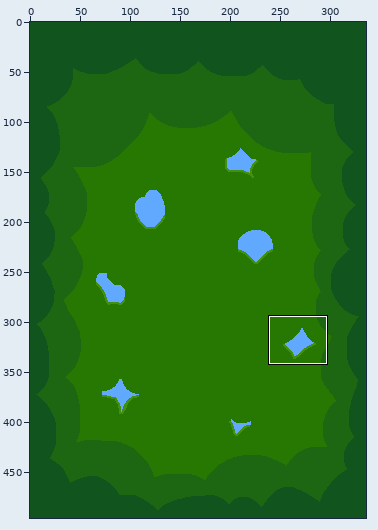
Two states of a sprite sheet, assets/backgrounds/bg3_2_final.png. Above, an overview of the earlier version with the close-up marked.
Close-up. Before the commit:
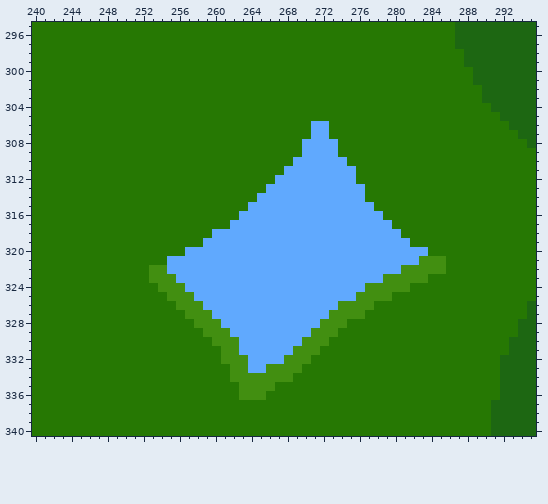
The file is 336x496 pixels. Colours within 5 levels of each other are drawn and written as one. Shown: x 240..295, y 295..340. The commit also changed other parts of the picture, which this record leaves out.
After the commit:
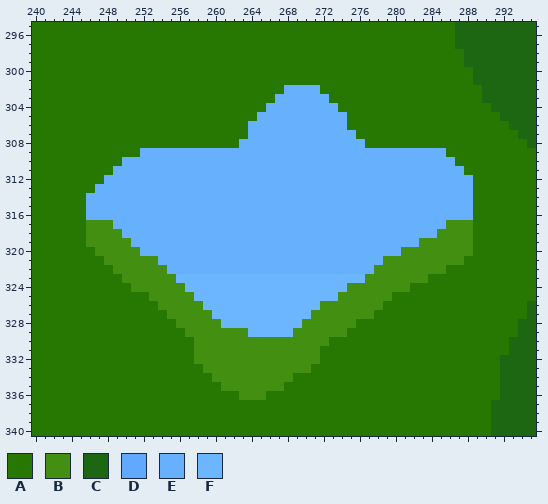
Palette (. is transparent): A #267803  B #428f11  C #1d6712  D #60a9fe  E #66b0fe  F #6bb6fe
Difference:
The edit turns colour A into colour B in row 317 at x 246 to 248 and 286 to 288; in row 318 at x 246 to 249 and 285 to 288; in row 319 at x 246 to 250 and 283 to 288; in row 320 at x 247 to 251 and 284 to 288; in row 321 at x 248 to 253 and 286 to 287; in row 322 at x 249 to 252.
The edit turns colour A into colour B in row 323 at x 250 to 252; in row 324 at x 251 to 253; in row 325 at x 253 to 254; in row 326 at x 254 to 255 and 278; in row 327 at x 255 to 256 and 277; in row 328 at x 256 to 257 and 275.
The edit turns colour A into colour B in row 329 at x 257 to 258 and 274; in row 330 at x 258 to 259; in row 331 at x 258 to 260; in row 332 at x 258 to 260 and 271; in row 333 at x 259 to 261 and 270; in row 334 at x 260 to 261.
The edit turns colour A into colour B in row 335 at x 261 to 262 and 267.
The edit turns colour D into colour B in row 320 at x 281 to 283; in row 321 at x 279 to 282; in row 322 at x 278 to 280; in row 323 at x 277 to 278; in row 324 at x 275 to 276; in row 325 at x 274 to 275.
The edit turns colour D into colour B in row 326 at x 272 to 273; in row 327 at x 271 to 272; in row 328 at x 270 to 271; in row 329 at x 262 to 263 and 269 to 270; in row 330 at x 263 to 269; in row 331 at x 263 to 268.
The edit turns colour D into colour B in row 332 at x 264 to 267; in row 333 at x 264 to 265.
The edit turns colour A into colour E in row 302 at x 268 to 271; in row 303 at x 267 to 272; in row 304 at x 266 to 273; in row 305 at x 265 to 274; in row 306 at x 264 to 270 and 273 to 274; in row 307 at x 264 to 270 and 273 to 275.
The edit turns colour A into colour E in row 308 at x 263 to 269 and 274 to 276; in row 309 at x 252 to 269 and 274 to 285; in row 310 at x 250 to 268 and 275 to 286; in row 311 at x 249 to 267 and 276 to 287; in row 312 at x 248 to 266 and 276 to 288; in row 313 at x 247 to 265 and 277 to 288.
The edit turns colour A into colour E in row 314 at x 246 to 264 and 277 to 288; in row 315 at x 246 to 263 and 278 to 288; in row 316 at x 246 to 262 and 279 to 288; in row 317 at x 249 to 261 and 280 to 285; in row 318 at x 250 to 259 and 281 to 284; in row 319 at x 251 to 258 and 282.
The edit turns colour A into colour E in row 320 at x 252 to 256; in row 321 at x 254.
The edit turns colour D into colour E in rows 306 to 307 at x 271 to 272; in rows 308 to 309 at x 270 to 273; in row 310 at x 269 to 274; in row 311 at x 268 to 275; in row 312 at x 267 to 275; in row 313 at x 266 to 276.
The edit turns colour D into colour E in row 314 at x 265 to 276; in row 315 at x 264 to 277; in row 316 at x 263 to 278; in row 317 at x 262 to 279; in row 318 at x 260 to 280; in row 319 at x 259 to 281.
The edit turns colour D into colour E in row 320 at x 257 to 280; in row 321 at x 255 to 278; in row 322 at x 255 to 277.
The edit turns colour D into colour F in row 323 at x 256 to 276; in row 324 at x 257 to 274; in row 325 at x 258 to 273; in row 326 at x 259 to 271; in row 327 at x 260 to 270; in row 328 at x 261 to 269.
The edit turns colour D into colour F in row 329 at x 264 to 268.
Where, in picture pixels (left, top, right, bottom), the same in both close-ups:
changed: (86, 85, 473, 391)
